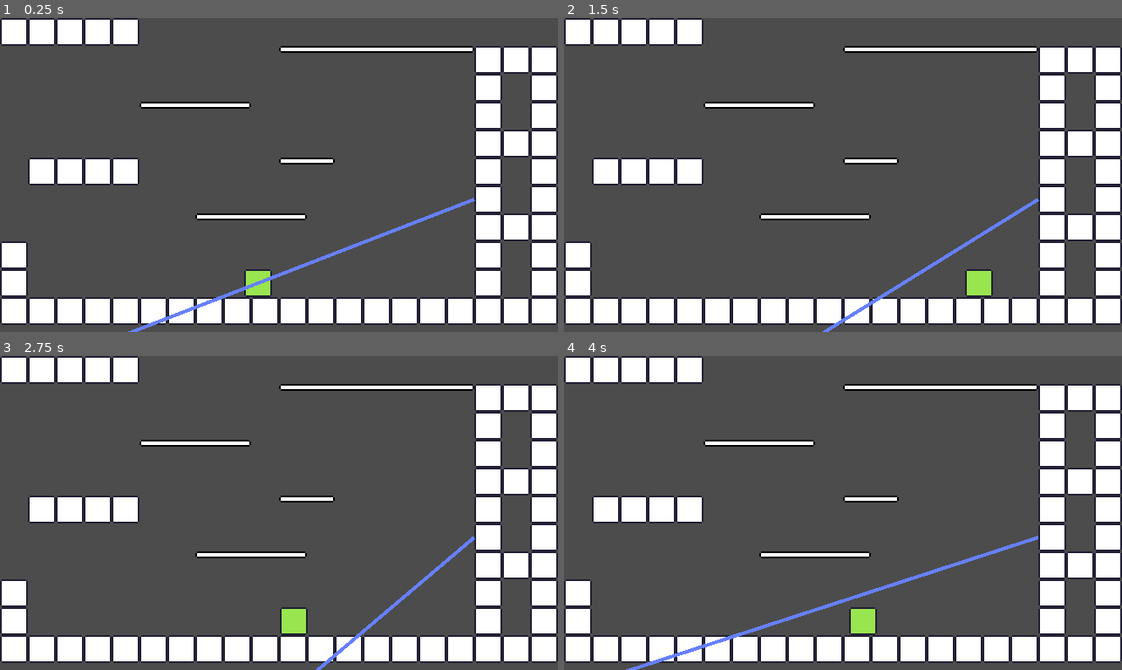
Above: before the commit, frames 1-4 (two rows, left to right).
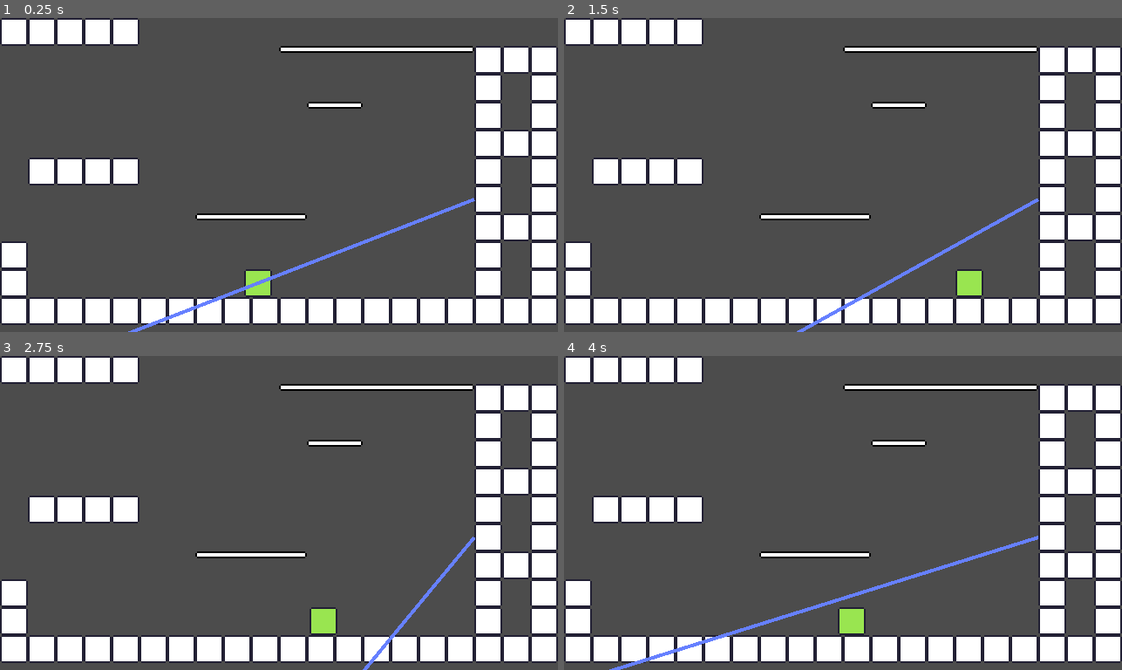
Above: after the commit, the same moments.

Repository: blaise-rascal/gwj30
Game: Godot game, scene res://scenes/Main.tscn
Same seed, same stepped clock (60 frames per second), same inputs: the game is played once before the commit and once after it.
Inputs:
- Up to frame 1 (0.25 s): no input
- Up to frame 2 (1.5 s): tap Enter at 0.5 s; hold Right (ui_right) 0.53-1.28 s; hold Left (ui_left) from 1.28 s (still down)
- Up to frame 3 (2.75 s): release Left (ui_left) at 2.03 s; hold Right (ui_right) from 2.03 s (still down)
- Up to frame 4 (4 s): release Right (ui_right) at 2.78 s; hold Up (ui_up) 2.78-3.53 s; hold Left (ui_left) from 3.53 s (still down)

The runs differ from the first frame. In frame 1, 0.9% of the frame differs, in the area x 25-65%, y 26-84%; in frame 2, 2.1%; in frame 3, 2.5%, in the area x 25-86%, y 26-100%; in frame 4, 2.4%.

Commit message:
more movement tweaks

Diff:
--- a/scenes/characters/Player.gd
+++ b/scenes/characters/Player.gd
@@ -1,12 +1,12 @@
 extends KinematicBody2D
 
 const MAX_SPEED : int = 260 # Pixels/second.
-const ACCELERATION_MODIFIER : int = 1200 # Pixels/second
+const ACCELERATION_MODIFIER : int = 1500 # Pixels/second
 const DRAG_COEF : float = -0.999 # Ratio
 const AIR_DRAG : float = -0.3 # Ratio
 const VELOCITY_TO_STOP_DRAGGING : int = 16 # Pixels/second
-const JUMP_ACCELERATION : int = 18 # Some unit, not really sure what tbh
-const WALL_JUMP_ACCELERATION : int = 15 # see above comment
+const JUMP_ACCELERATION : int = 17 # Some unit, not really sure what tbh
+const WALL_JUMP_ACCELERATION : int = 12 # see above comment
 const GRAVITY : int = 1 # See above comment
 
 onready var on_ground = $OnGround
--- a/scenes/characters/Player.tscn
+++ b/scenes/characters/Player.tscn
@@ -34,9 +34,9 @@
 [node name="OnLeftWall" type="RayCast2D" parent="."]
 position = Vector2( -8, -4 )
 enabled = true
-cast_to = Vector2( -3, 0 )
+cast_to = Vector2( -5, 0 )
 
 [node name="OnRightWall" type="RayCast2D" parent="."]
 position = Vector2( 8, -4 )
 enabled = true
-cast_to = Vector2( 3.106, 0 )
+cast_to = Vector2( 4, 0 )
--- a/scenes/levels/LevelOne.tscn
+++ b/scenes/levels/LevelOne.tscn
@@ -9,4 +9,4 @@
 cell_size = Vector2( 16, 16 )
 cell_custom_transform = Transform2D( 16, 0, 0, 16, 0, 0 )
 format = 1
-tile_data = PoolIntArray( 0, 0, 0, 1, 0, 0, 2, 0, 0, 3, 0, 0 …(134 unchanged characters)…  0, 0, 131089, 0, 0, 131091, 0, 0, 196613, 1, 0, 196614, 1, 1, 196615, 1, 1, 196616, 1, 2, 196625, 0, 0, 196627, 0, 0, 262161, 0, 0, 262162, 0, 0, 262163, 0, 0, 327681, 0, 0, 327682, 0, 0, 327683, 0, 0, 327684, 0, 0, 327690, 1, 0, 327691, 1, 2, 327697, 0, 0, 327699, 0, 0, 393233, 0, …(480 unchanged characters)…
+tile_data = PoolIntArray( 0, 0, 0, 1, 0, 0, 2, 0, 0, 3, 0, 0 …(134 unchanged characters)…  0, 0, 131089, 0, 0, 131091, 0, 0, 196619, 1, 0, 196620, 1, 2, 196625, 0, 0, 196627, 0, 0, 262161, 0, 0, 262162, 0, 0, 262163, 0, 0, 327681, 0, 0, 327682, 0, 0, 327683, 0, 0, 327684, 0, 0, 327697, 0, 0, 327699, 0, 0, 393233, 0, …(480 unchanged characters)…
